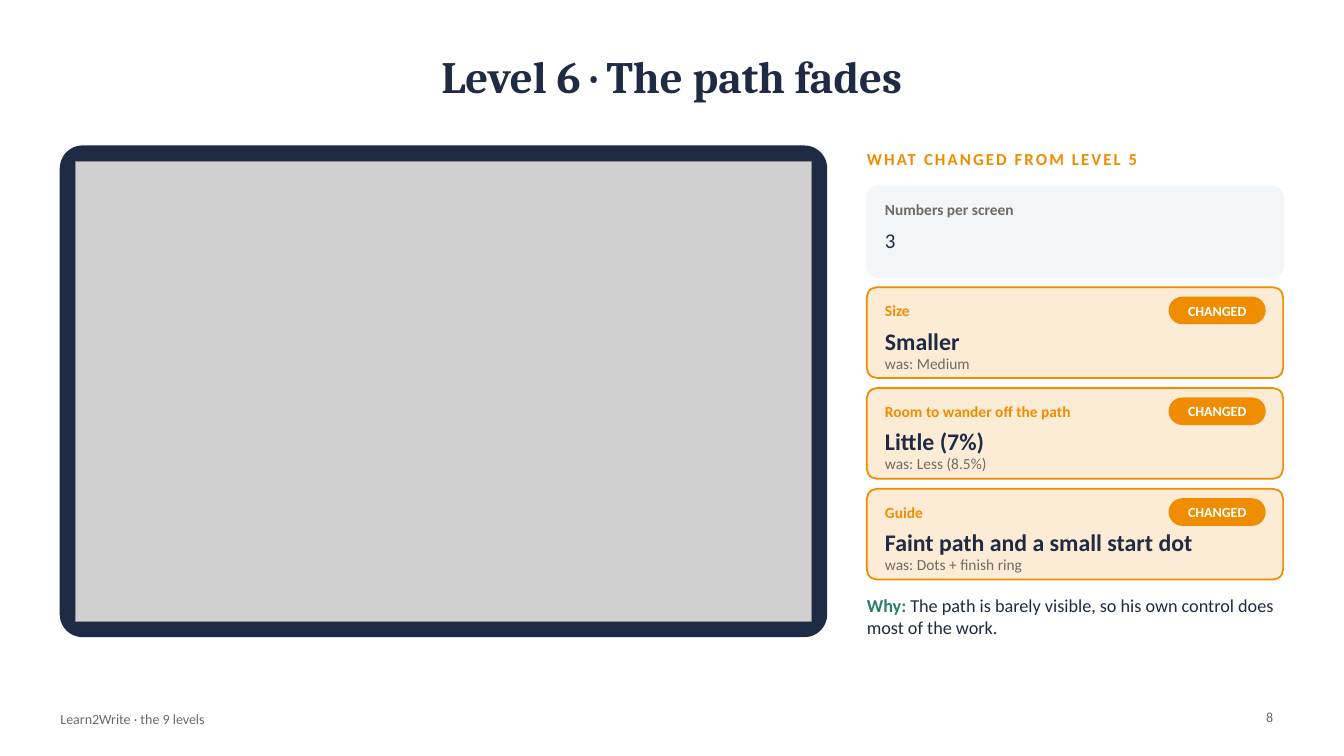
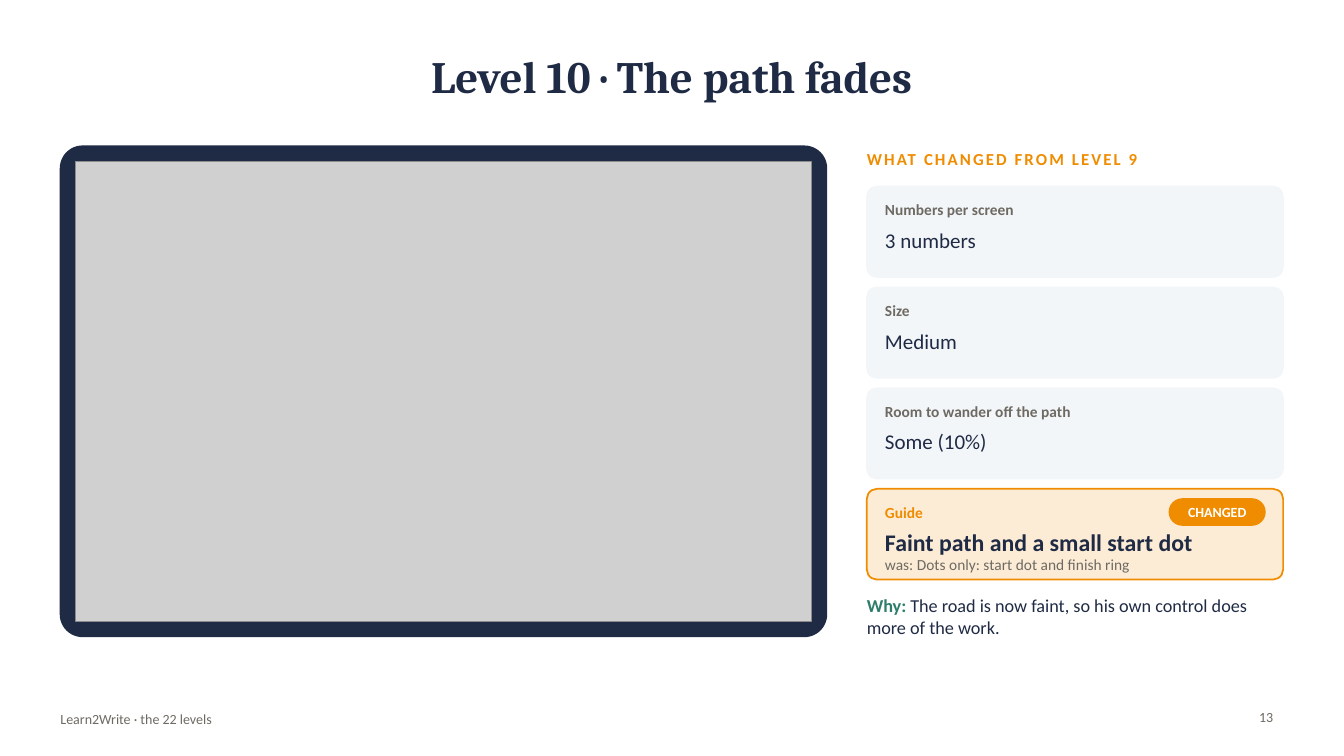
Before and after one commit to kiaanwankhede/Kiaan_Writing, a slide deck: slide 13 of docs/download/Learn2Write-levels.pptx (slide 8 before the commit). Drawn at 1344x756 pixels with LibreOffice and Linux fonts; fonts in the diff are those of the drawing; grey boxes stand for pictures. Boxes give left, top, right and bottom in pixels: in the first picture for what was removed or moved away, otherwise in the second. Text is boxed around its words. In the diff, an @@ line names an element or a change of style, - is before the commit and + after.

```diff
--- a/docs/download/Learn2Write-levels.pptx
+++ b/docs/download/Learn2Write-levels.pptx
@@ title at (431,61,912,103): text changed @@
-Level 6 · The path fades
+Level 10 · The path fades
@@ text at (1129,154,1137,165): text changed @@
-WHAT CHANGED FROM LEVEL 5
+WHAT CHANGED FROM LEVEL 9
@@ text at (885,233,975,248): text changed @@
-3
+3 numbers
@@ rounded rectangle at (867,287,1284,378): fill #F08C00 at 16% opacity to #F3F6F9; outline #F08C00 1.25 pt to #F3F6F9 1 pt @@
@@ text "Size" at (885,305,910,316): text colour #F08C00 to #6E6A63 @@
@@ rounded rectangle removed at (1170,297,1265,324) @@
@@ text removed at (1188,306,1246,316) @@
-CHANGED
@@ text at (885,334,957,349): text changed; size 11 to 15 pt; text colour #6E6A63 to #1F2A44 @@
-was: Medium
+Medium
@@ text removed at (885,333,960,350) @@
-Smaller
@@ rounded rectangle at (867,388,1284,479): fill #F08C00 at 16% opacity to #F3F6F9; outline #F08C00 1.25 pt to #F3F6F9 1 pt @@
@@ text "Room to wander off the ..." at (885,406,1070,420): text colour #F08C00 to #6E6A63 @@
@@ rounded rectangle removed at (1170,398,1265,424) @@
@@ text removed at (1188,406,1246,416) @@
-CHANGED
@@ text at (885,434,987,452): text changed; size 17 to 15 pt; bold off @@
-Little (7%)
+Some (10%)
@@ text removed at (885,458,987,471) @@
-was: Less (8.5%)
@@ text at (885,559,1129,573): text changed @@
-was: Dots + finish ring
+was: Dots only: start dot and finish ring
@@ text at (867,599,1247,634): text changed @@
-Why: The path is barely visible, so his own control does most of the work.
+Why: The road is now faint, so his own control does more of the work.
@@ text at (60,714,212,724): text changed @@
-Learn2Write · the 9 levels
+Learn2Write · the 22 levels
@@ page number at (1259,713,1273,722): text changed @@
-8
+13
```
Also in this commit, not shown: 10 other slides changed, 18 slides added, 1 slide removed, 32 other files.
